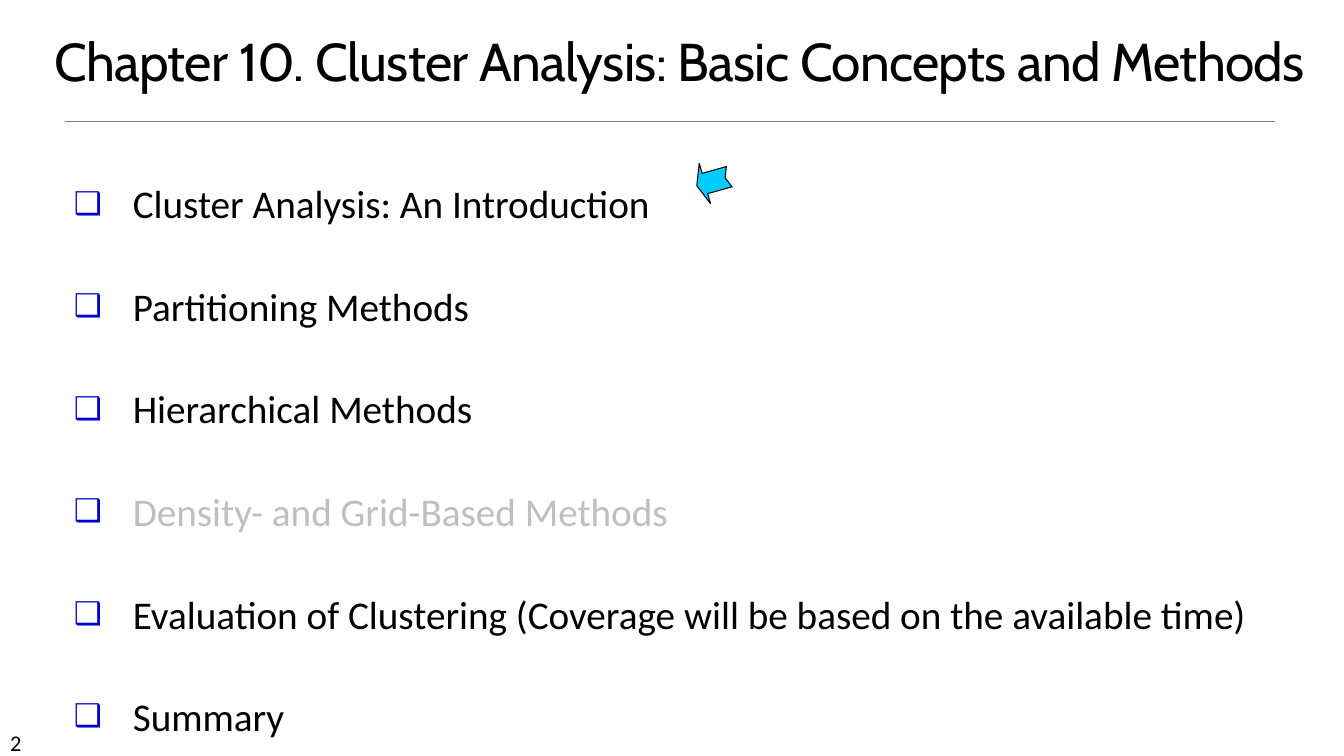
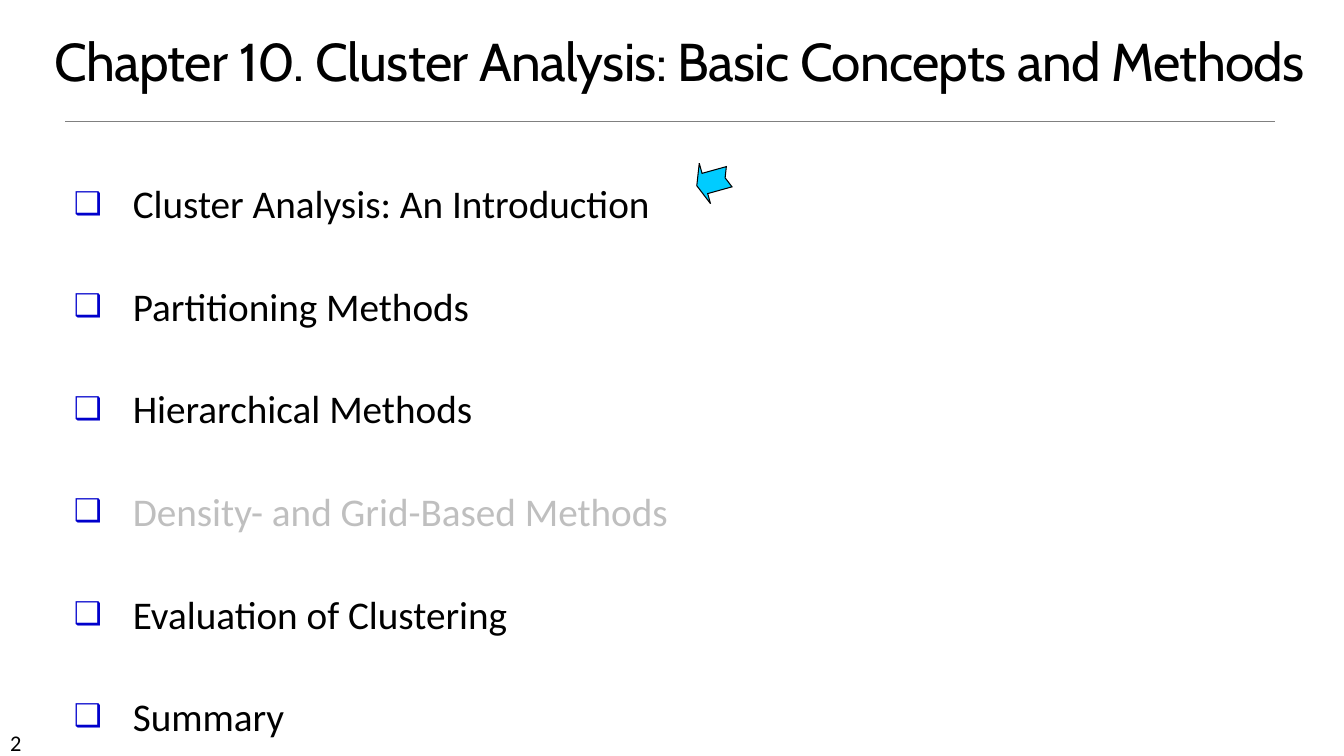
Before and after one commit to chriswjh/chriswjh.github.io, a slide deck: slide 2 of BDA_IFM/10ClusBasic.pptx. Drawn at 1344x756 pixels with LibreOffice and Linux fonts; fonts in the diff are those of the drawing. Boxes give left, top, right and bottom in pixels: in the first picture for what was removed or moved away, otherwise in the second. Text is boxed around its words. In the diff, an @@ line names an element or a change of style, - is before the commit and + after.

```diff
--- a/BDA_IFM/10ClusBasic.pptx
+++ b/BDA_IFM/10ClusBasic.pptx
@@ text at (x1=133, y1=601, x2=507, y2=636): text changed @@
-❑ Evaluation of Clustering (Coverage will be based on the available time)
+❑ Evaluation of Clustering
```
Also in this commit, not shown: 7 other slides changed.
